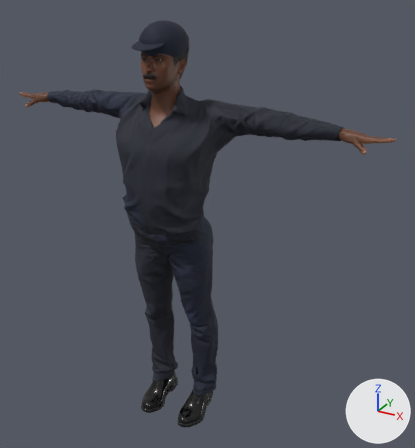
Two versions of the glTF model sj/assets/humanos/poli2.glb, one commit apart.
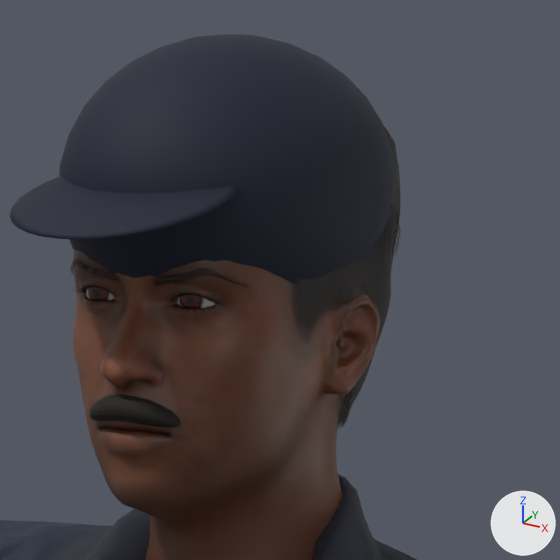
The first picture shows the older version from a camera (50 mm lens) standing at (1.252, -1.975, 1.989) and looking at (0.132, 0.061, 0.971). The close-ups show the older and then the newer version on the part from 31% to 51% of the width and 3% to 22% of the height of that picture. Only the edits that show in the close-ups are written down. Arrows for +X, +Y and +Z are at lower right; the lights stay in place. Vertices at exactly the same position are counted once.

The first close-up shows 'Human', 'Human.bigote', 'Human.gorra', 'Human.low-poly', 'Human.male_casualsuit01', 'Human.short01' and 2 more.
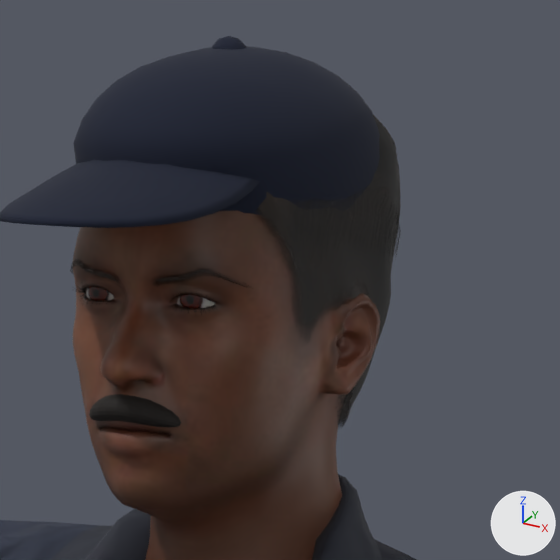
What differs and where, as boxes [x1, y1, x2, y2] in the close-ups (560 x 560 px):
'Human.gorra', reshaped: before [10, 34, 396, 284]; after [0, 36, 380, 228]
part 1 of me_sphere, added: after [212, 36, 247, 49]
part 2 of me_sphere, rebuilt: before [59, 34, 396, 284]; after [73, 46, 380, 215]
part 3 of me_sphere, rebuilt: before [10, 176, 239, 240]; after [0, 160, 260, 228]

The change, as a diff of the scene's bpy script:
```diff
--- a/sj/assets/humanos/poli2.glb.py
+++ b/sj/assets/humanos/poli2.glb.py
@@ me_sphere @@
 # used by ob_human_gorra; location = (0.0, 0.0, 0.0)
-me_sphere.from_pydata(...)  # 708 vertices, 1408 faces; spans x -0.087..0.087, y -0.211..0.07, z 1.659..1.821
+me_sphere.from_pydata(...)  # 770 vertices, 1528 faces; spans x -0.078..0.078, y -0.236..0.065, z 1.694..1.82
+# me_sphere part 1: a new loose piece, a UV sphere (12 segments, 6 rings, poles along z) spanning x -0.011..0.011, y -0.051..-0.029, z 1.798..1.82, in mat_gorra (dark blue #0c152c)
+# me_sphere part 2: the loose piece of 482 vertices spanning x -0.087..0.087, y -0.157..0.07, z 1.659..1.821 is rebuilt with 482 vertices and now spans x -0.078..0.078, y -0.149..0.065, z 1.694..1.814
+# me_sphere part 3: the loose piece of 226 vertices spanning x -0.063..0.063, y -0.211..-0.084, z 1.728..1.76 is rebuilt with 226 vertices and now spans x -0.064..0.064, y -0.236..-0.044, z 1.736..1.778
 me_sphere.materials.append(mat_gorra)
```
